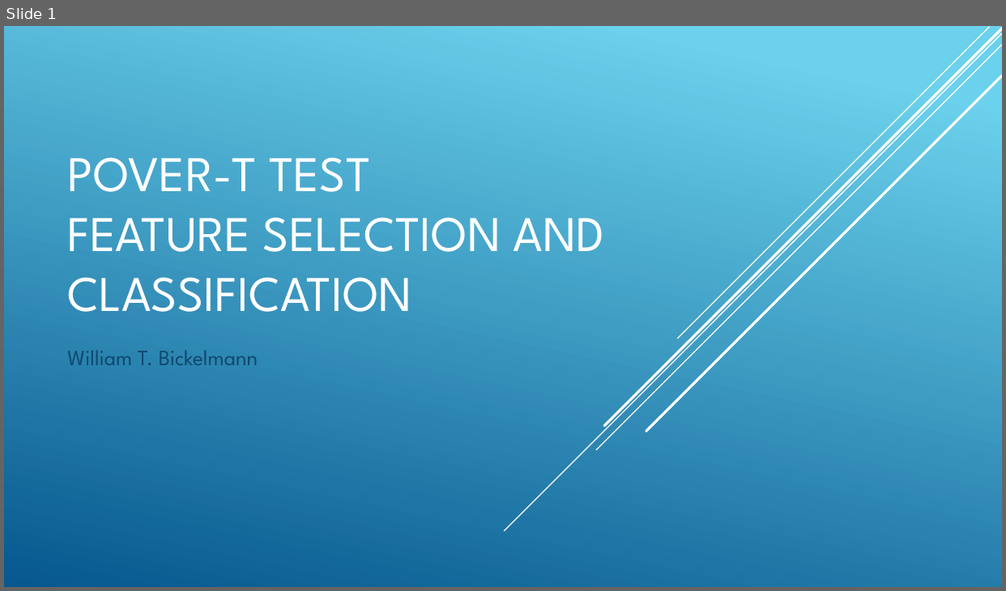
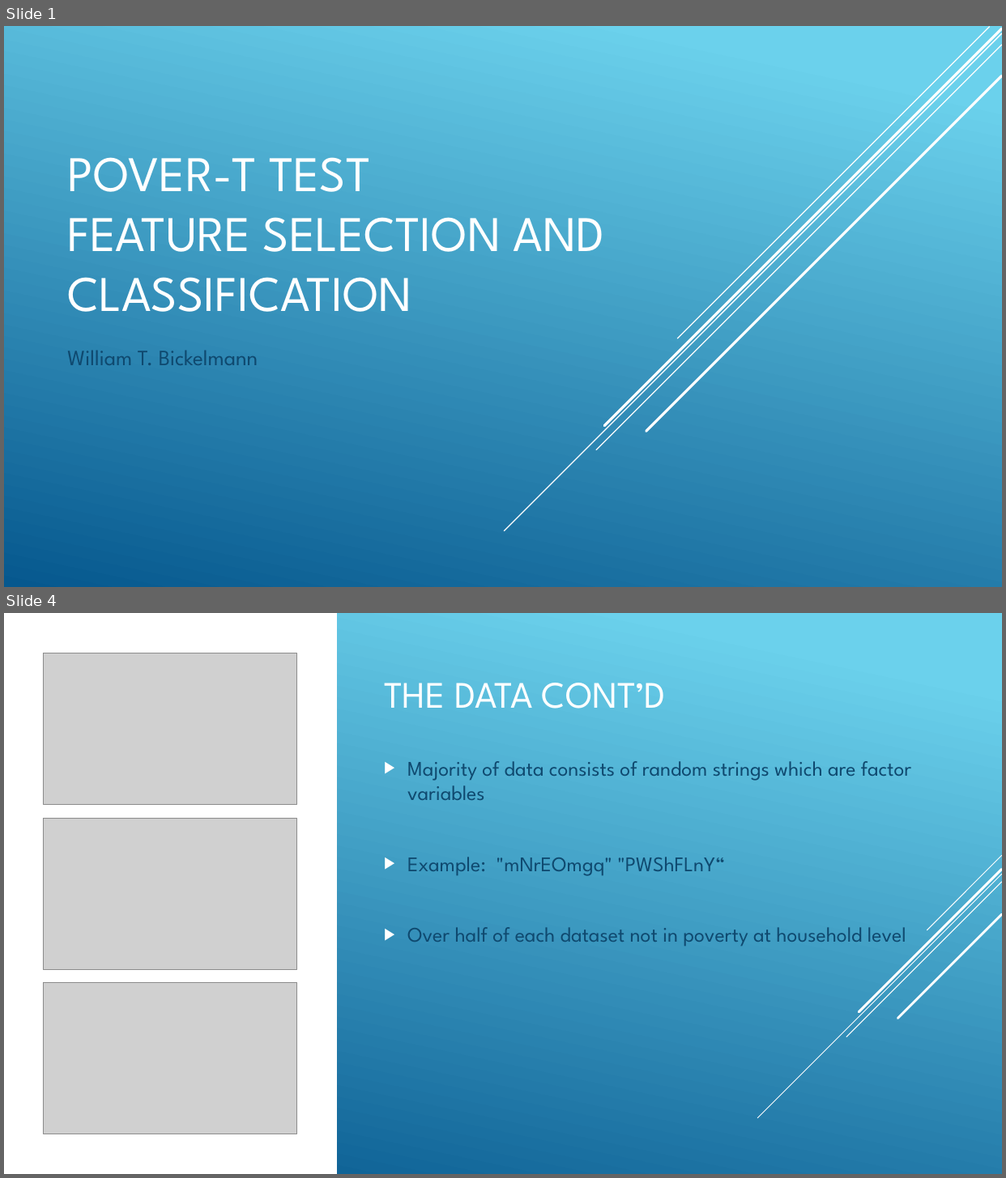
Before and after one commit to wbickelmann/MLProjects, a slide deck: PoveR-T Test_slides.pptx. Shown one above the other, each under a label of ours: slide 1 before the commit, slides 1 and 4 after it; the slides between them are not shown. The pictures are 1006x591 and 1006x1178 pixels, drawn with LibreOffice and Linux fonts; fonts in the diff are those of the drawing; grey boxes stand for pictures. Boxes give left, top, right and bottom in pixels: in the first picture for what was removed or moved away, otherwise in the second. Text is boxed around its words. In the diff, an @@ line names an element or a change of style, - is before the commit and + after.

```diff
--- a/PoveR-T Test_slides.pptx
+++ b/PoveR-T Test_slides.pptx
@@ slide 4 added at box(4, 613, 1002, 1174), background gradient #6ED2EB to #06588E @@
@@ rectangle added at box(4, 613, 337, 1174), fill #FFFFFF @@
@@ picture added at box(44, 653, 296, 805) @@
@@ title added at box(384, 683, 666, 709), 36 pt, text #FFFFFF @@
+THE DATA CONT’D
@@ text added at box(407, 761, 911, 946), 20 pt, text #0F496F @@
+▶ Majority of data consists of random strings which are factor variables
+▶ Example: "mNrEOmgq" "PWShFLnY“
+▶ Over half of each dataset not in poverty at household level
@@ picture added at box(44, 818, 296, 969) @@
@@ group added at box(758, 855, 1002, 1118): 5 lines @@
@@ picture added at box(44, 983, 296, 1135) @@
```
Also in this commit, not shown: 1 slide changed, 7 other slides added, 8 slides removed, 8 other files.
